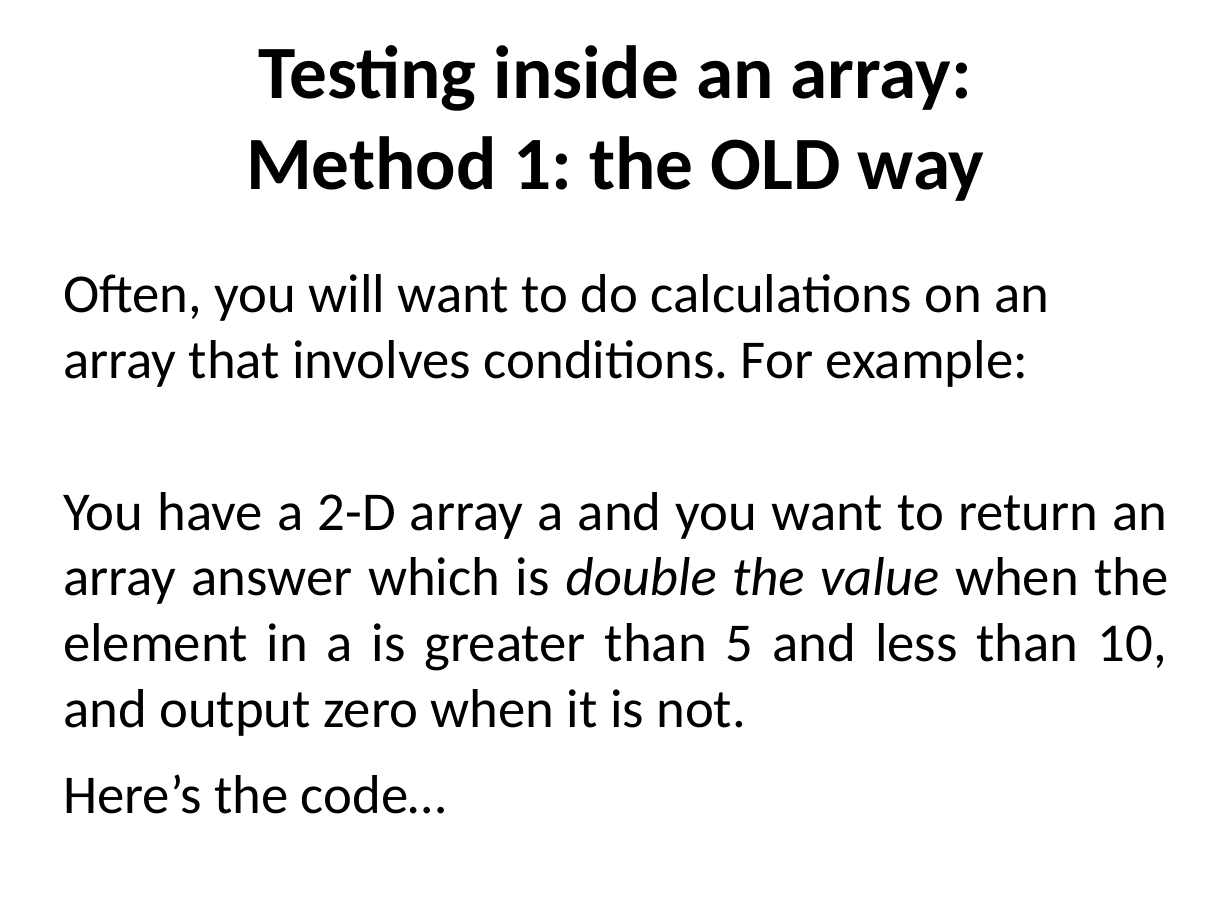
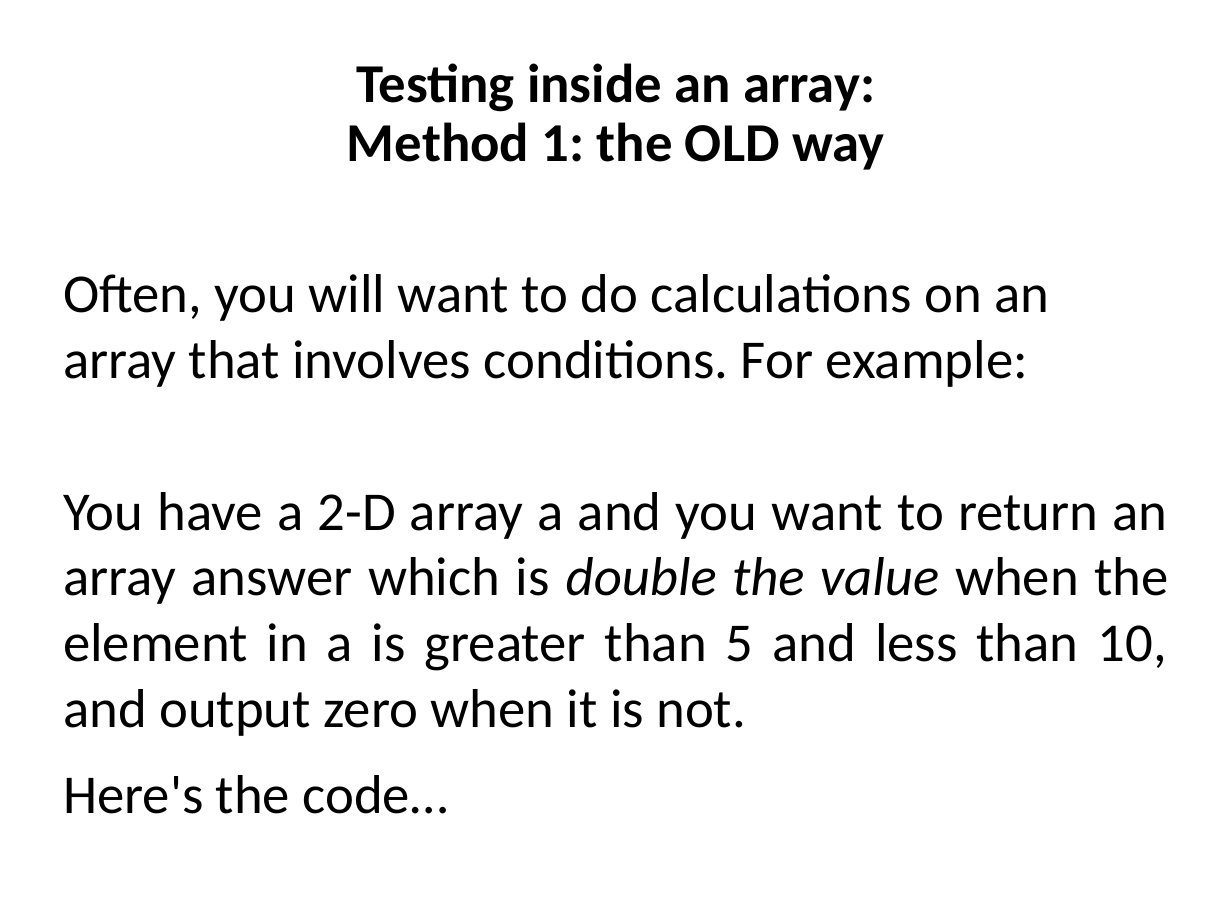
Before and after one commit to ncasuk/ncas-isc, a slide deck: slide 22 of python/presentations/handling_arrays/numpy.ppt (slide 23 before the commit). Drawn at 1232x924 pixels with LibreOffice and Linux fonts; fonts in the diff are those of the drawing; background and template pictures are left out. Boxes give left, top, right and bottom in pixels: in the first picture for what was removed or moved away, otherwise in the second. Text is boxed around its words. In the diff, an @@ line names an element or a change of style, - is before the commit and + after.

```diff
--- a/python/presentations/handling_arrays/numpy.ppt
+++ b/python/presentations/handling_arrays/numpy.ppt
@@ title "Testing inside an array: Method ..." at (347, 63, 884, 170): size 44 to 32 pt; line spacing 1 to 0.9 @@
@@ text at (63, 775, 448, 814): text changed @@
-Here’s the code…
+Here's the code…
```
Also in this commit, not shown: 35 other slides changed, 1 slide removed.
